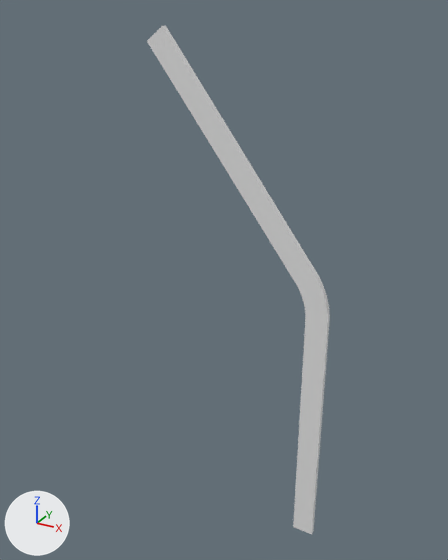
The OBJ model data/B1L1.obj: old version first, new version second.
Before and after are seen from a 50 mm camera at (135.0, -365.0, 385.0) aimed at (-68.0, 4.0, 201.0). Every picture has the same lights, and +X, +Y and +Z are marked at lower left. Where no turn or scale is listed for an object, it has been applied to the vertices.

The scene before the commit, as lines of its bpy script (objects in view):
```python
me_b1l1 = bpy.data.meshes.new('B1L1')
me_b1l1.from_pydata(...)  # 153 vertices, 298 faces; spans x -122.0..16.0, y -4.0..0.0, z 0.0..374.0
ob_b1l1 = bpy.data.objects.new('B1L1', me_b1l1)
ob_b1l1.location = (0.0, 0.0, 0.0)
```
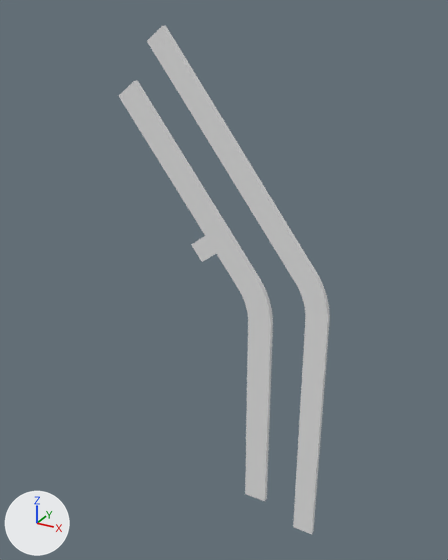
Boxes [x1, y1, x2, y2] around the edits, measured in the pictures (448 x 560 px):
'B1L1', reshaped (15% wider): before [147, 26, 330, 534]; after [119, 26, 330, 534]
part 1 of me_b1l1, added: after [119, 80, 273, 501]

The edits, one by one:
Material 'wire_086086086' (mat_wire_086086086) is new.
Its base color is (0.8, 0.8, 0.8) (white #e7e7e7).
Its roughness is 1.0.
me_b1l1 is used by ob_b1l1; location (0.0, 0.0, 0.0).
me_b1l1 had 153 vertices, 298 faces and spanned x -122.0..16.0, y -4.0..0.0, z 0.0..374.0.
me_b1l1 now has 301 vertices, 590 faces and spans x -149.0..16.0, y -4.0..0.0, z 0.0..374.0.
me_b1l1 part 1: a new loose piece of 148 vertices spanning x -149.0..-26.0, y -4.0..0.0, z 15.0..339.0, in mat_wire_086086086 (white #e7e7e7).
me_b1l1 now uses material mat_wire_086086086 (white #e7e7e7).
